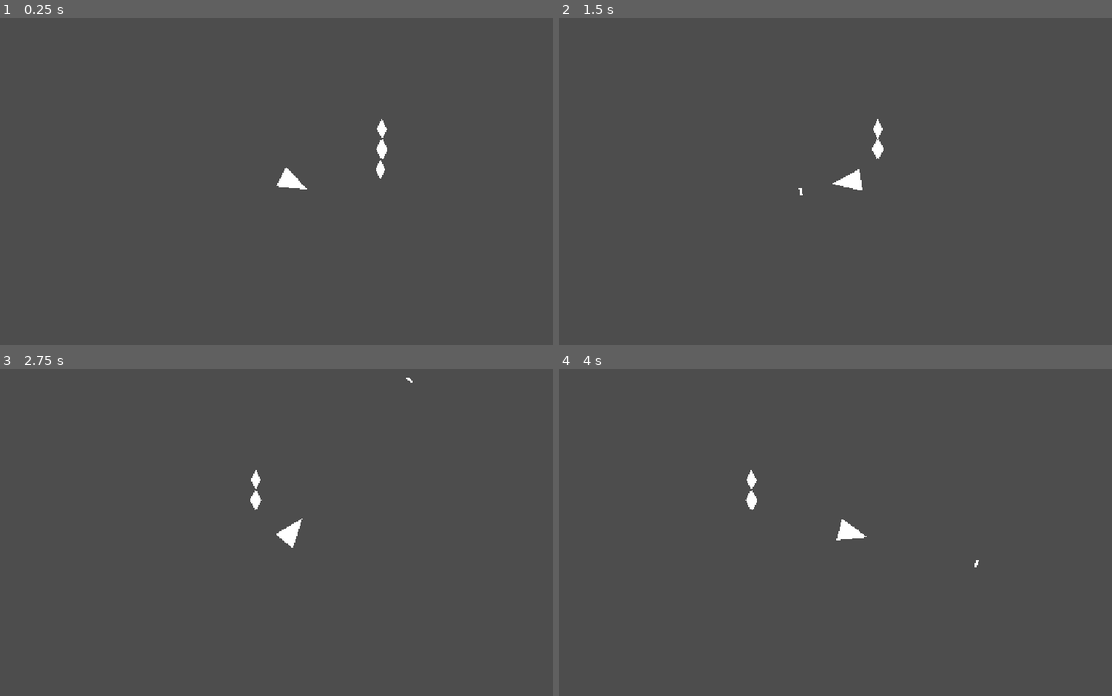
Above: before the commit, frames 1-4 (two rows, left to right).
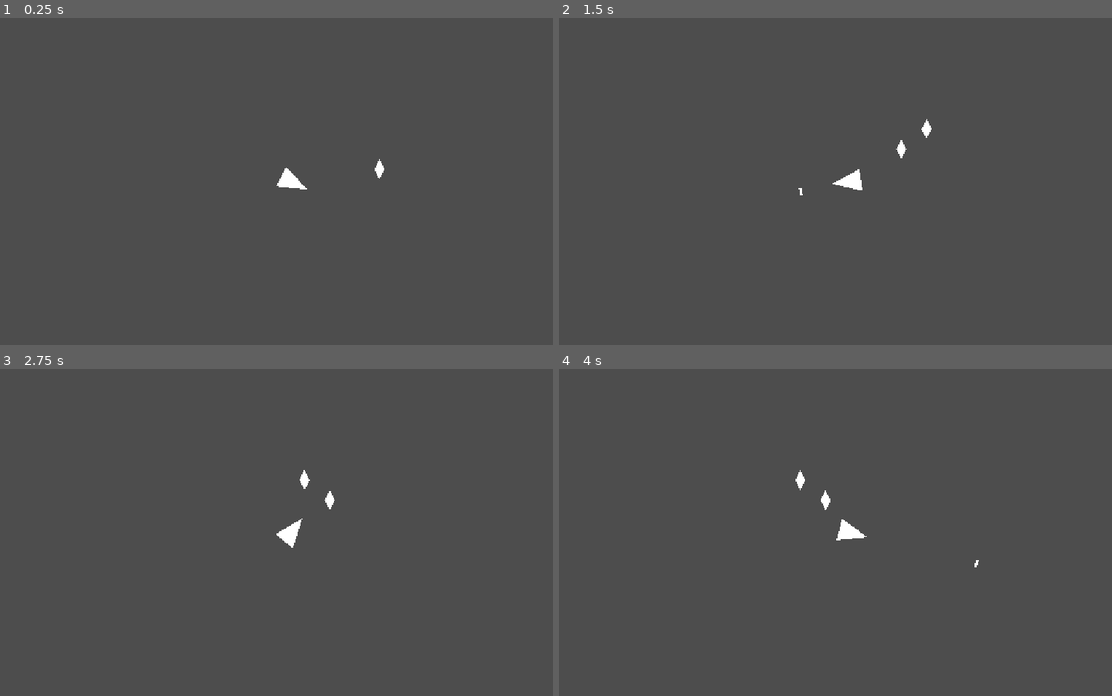
Above: after the commit, the same moments.

Repository: dreik123/MusicBullet
Game: Godot game, scene res://main.tscn
Same seed, same stepped clock (60 frames per second), same inputs: the game is played once before the commit and once after it.
Inputs (mouse positions are in pixels of both pictures, inside the frame that each line leads up to):
- Up to frame 1 (0.25 s): no input
- Up to frame 2 (1.5 s): move the mouse to (979, 165) at 0.52 s; press the mouse at (979, 165) at 0.53 s; move the mouse to (735, 197) at 1.27 s; release the mouse at (735, 197) at 1.28 s; click (735, 197) at 1.35 s
- Up to frame 3 (2.75 s): move the mouse to (348, 460) at 2.02 s; press the mouse at (348, 460) at 2.03 s
- Up to frame 4 (4 s): move the mouse to (818, 597) at 2.77 s; release the mouse at (818, 597) at 2.78 s; click (818, 597) at 2.85 s; tap Enter at 3.5 s; move the mouse to (1023, 581) at 3.52 s; press the mouse at (1023, 581) at 3.53 s

The runs differ from the first frame. In frame 1, 0.2% of the frame differs, in the area x 67-70%, y 30-50%; in frame 2, 0.2%; in frame 3, 0.2%, in the area x 45-75%, y 2-44%; in frame 4, 0.2%.

Commit message:
fixed time synchronization

Diff:
--- a/main.gd
+++ b/main.gd
@@ -25,26 +25,36 @@
 			"time": 1.5,
 			"pitch": 62
 		},
+
 ]
+
+func _ready():
+	music_time = -note_travel_time
+	spawn_due_notes()
+
 func _process(delta):
 	music_time += delta
-	if next_note_index < notes.size():
+	spawn_due_notes()
+
+func spawn_due_notes():
+	while next_note_index < notes.size():
 		var note_data = notes[next_note_index]
 
-		if music_time >= note_data["time"] - note_travel_time:
-			spawn_note(note_data)
-			next_note_index += 1
+		if music_time < note_data["time"] - note_travel_time:
+			break
+
+		spawn_note(note_data)
+		next_note_index += 1
 
 func spawn_note(note_data):
 	var note = note_scene.instantiate()
 	add_child(note)
-	###########################
+
 	note.setup(
-		note_data["time"],
+		note_data["time"] - note_travel_time,
 		note_data["pitch"]
 	)
 
-	###########################
 	note.position = Vector2(
 		576 + note.note_speed * note_travel_time,
 		300 - (note.pitch - 60) * 20
